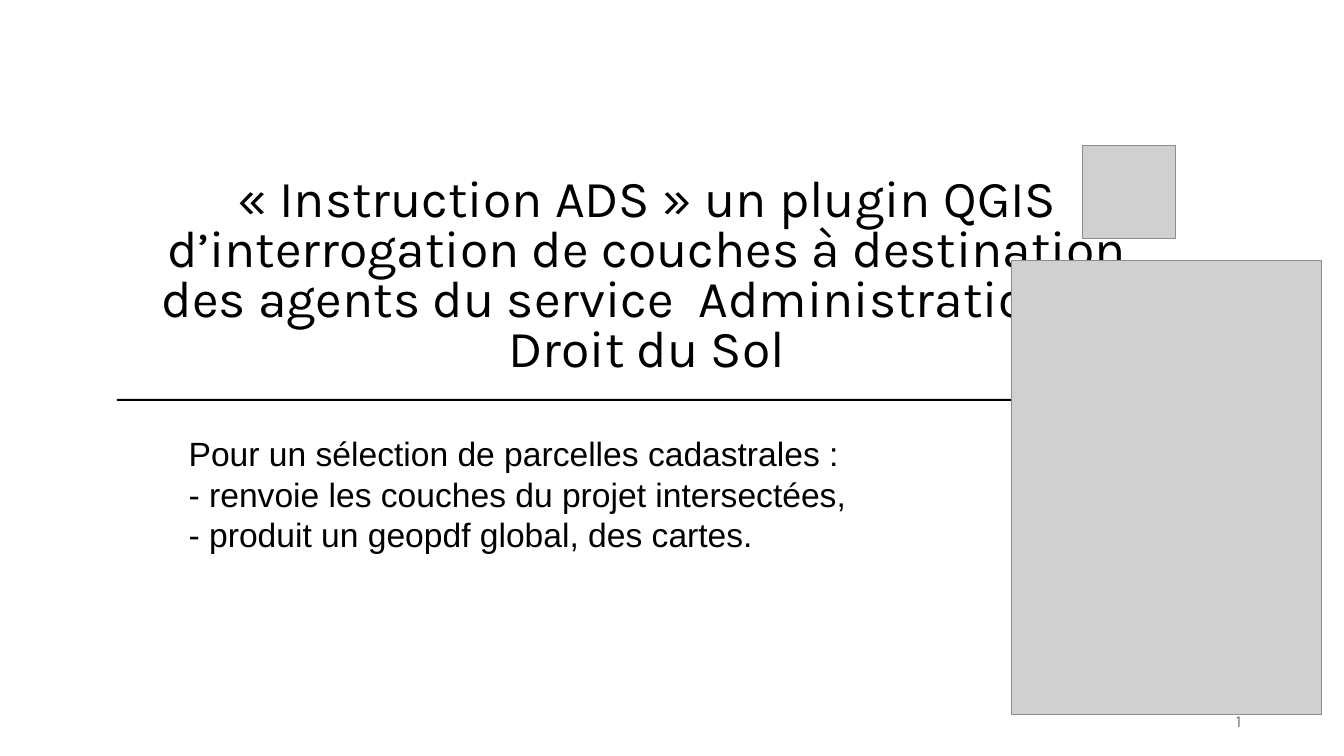
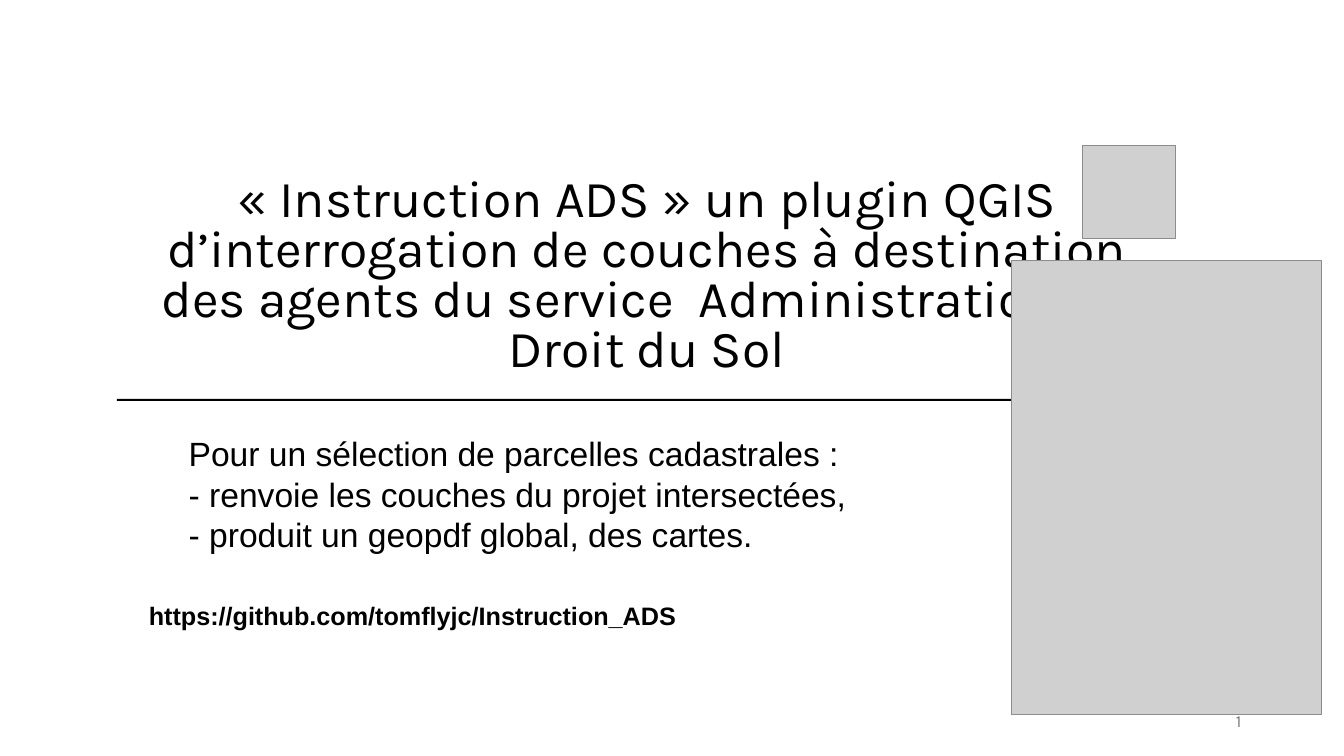
Before and after one commit to tomflyjc/Instruction_ADS, a slide deck: slide 1 of plugin_Instruction_ADS.odp. Drawn at 1344x756 pixels with LibreOffice and Linux fonts; fonts in the diff are those of the drawing; grey boxes stand for pictures. Boxes give left, top, right and bottom in pixels: in the first picture for what was removed or moved away, otherwise in the second. Text is boxed around its words. In the diff, an @@ line names an element or a change of style, - is before the commit and + after.

```diff
--- a/plugin_Instruction_ADS.odp
+++ b/plugin_Instruction_ADS.odp
@@ text added at bbox=[149, 606, 676, 631], 18 pt, text #000000, bold @@
+https://github.com/tomflyjc/Instruction_ADS
```
